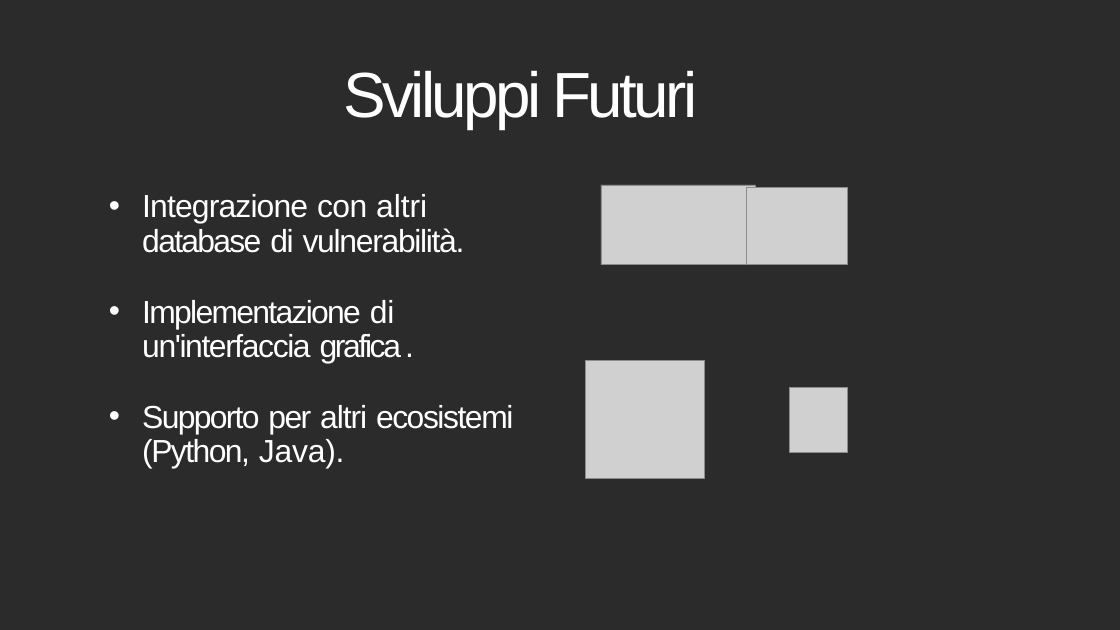
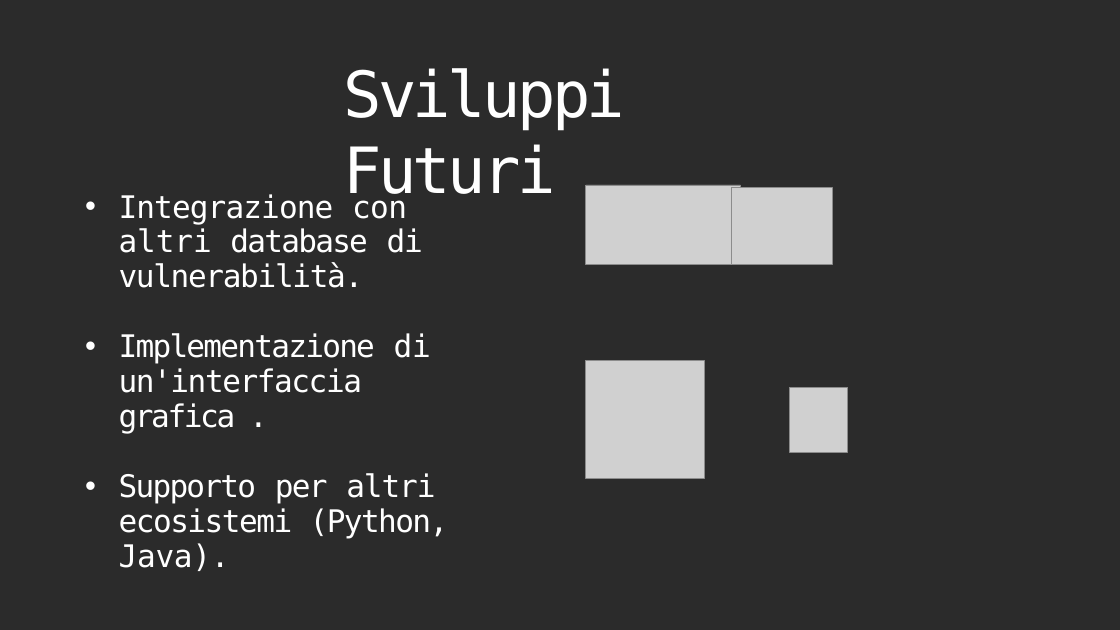
Before and after one commit to securityresearchlab/Cybersecurity-projects-2024, a slide deck: slide 15 of presentazione/PresentazioneSbom_Consegnata.pptx (slide 14 before the commit). Drawn at 1120x630 pixels with LibreOffice and Linux fonts; fonts in the diff are those of the drawing; grey boxes stand for pictures; background and template pictures are left out; a plain dark background stands for a picture behind light text. Boxes give left, top, right and bottom in pixels: in the first picture for what was removed or moved away, otherwise in the second. Text is boxed around its words. In the diff, an @@ line names an element or a change of style, - is before the commit and + after.

```diff
--- a/presentazione/PresentazioneSbom_Consegnata.pptx
+++ b/presentazione/PresentazioneSbom_Consegnata.pptx
@@ title "Sviluppi Futuri" at <box>343,68,625,207</box>: font Arial to DejaVu Sans Mono @@
@@ text "Integrazione con altri database di ...": place and size @@
-text "Integrazione con altri database di ..." at <box>142,194,513,469</box>
+text "Integrazione con altri database di ..." at <box>119,192,449,571</box>
@@ text "Integrazione con altri database di ..." at <box>119,192,449,571</box>: size 41 to 40 pt, font Arial to DejaVu Sans Mono @@
@@ picture: place and size @@
-picture at <box>601,185,755,265</box>
+picture at <box>586,185,740,265</box>
@@ picture: place and size @@
-picture at <box>746,188,847,265</box>
+picture at <box>731,188,832,265</box>
```
Also in this commit, not shown: 13 other slides changed, 1 slide added, 1 other file.
